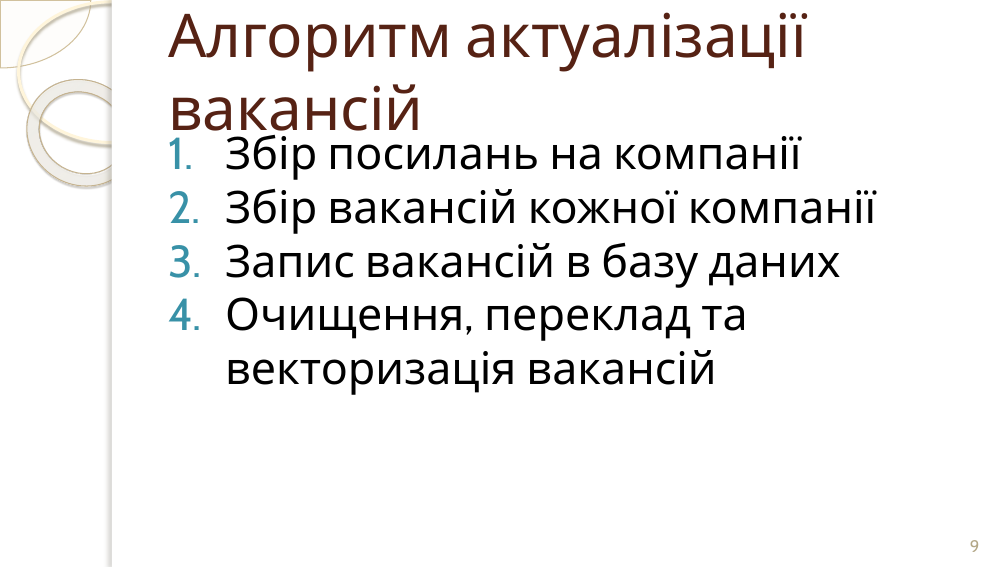
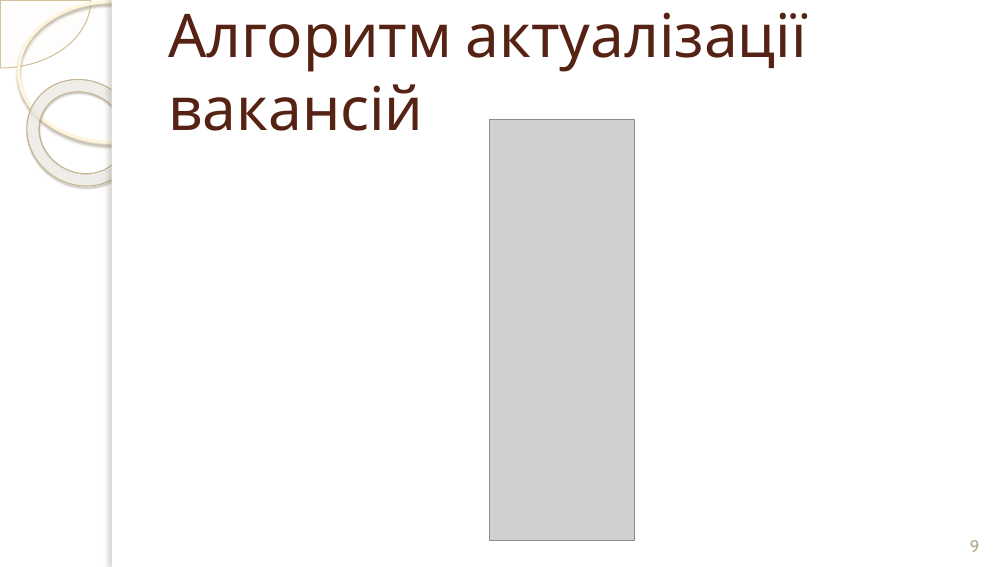
Before and after one commit to Kipish-ss/KolybaResume, a slide deck: slide 9 of docs/Common/доповідь.pptx. Drawn at 1008x567 pixels with LibreOffice and Linux fonts; fonts in the diff are those of the drawing; grey boxes stand for pictures; background and template pictures are left out. Boxes give left, top, right and bottom in pixels: in the first picture for what was removed or moved away, otherwise in the second. Text is boxed around its words. In the diff, an @@ line names an element or a change of style, - is before the commit and + after.

```diff
--- a/docs/Common/доповідь.pptx
+++ b/docs/Common/доповідь.pptx
@@ text removed at <box>225,128,876,395</box> @@
-1. Збір посилань на компанії
-2. Збір вакансій кожної компанії
-3. Запис вакансій в базу даних
-4. Очищення, переклад та векторизація вакансій
@@ picture added at <box>489,120,634,541</box> @@
```
Also in this commit, not shown: 3 other slides changed.
